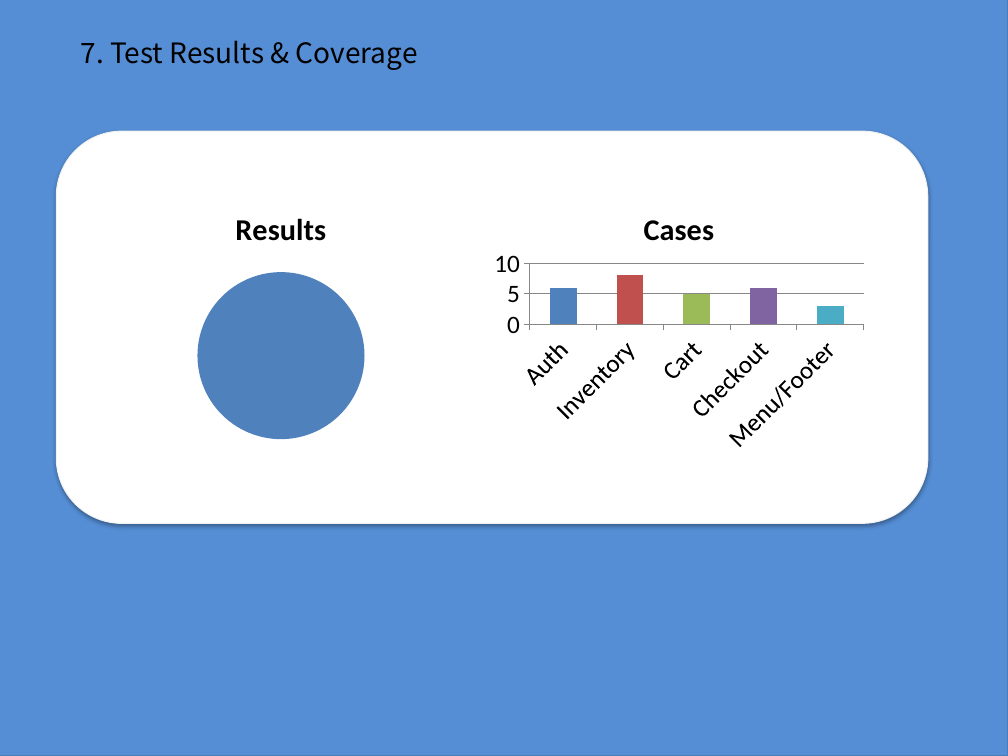
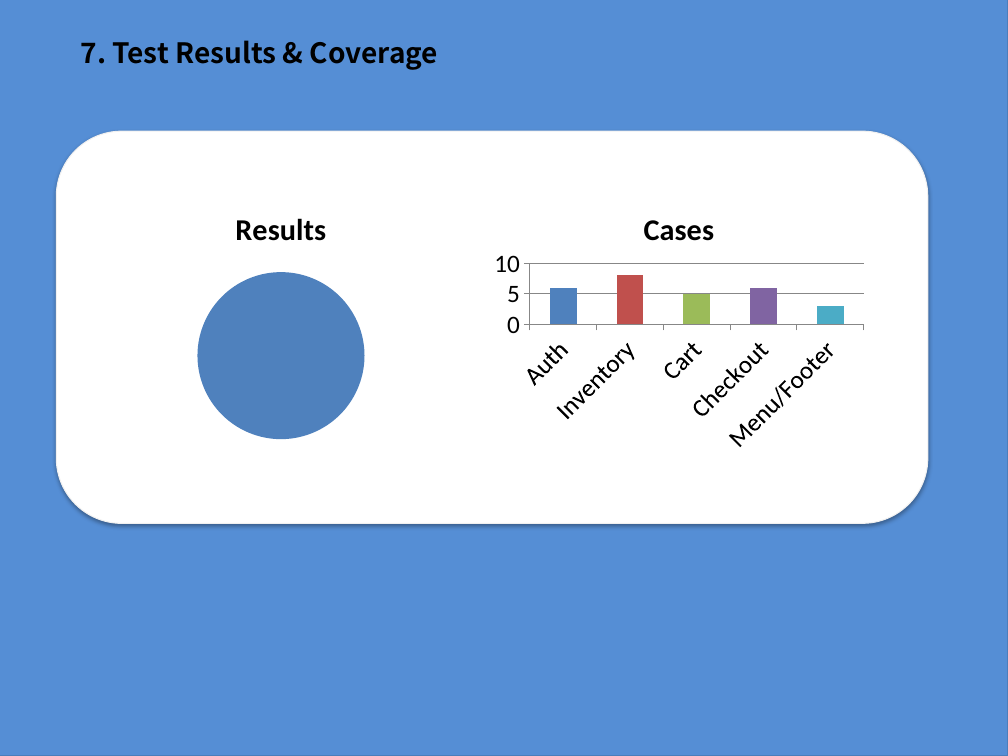
Before and after one commit to jwbaik98/project, a slide deck: slide 20 of 2조 프로젝트 과제(제작중).pptx. Drawn at 1008x756 pixels with LibreOffice and Linux fonts; fonts in the diff are those of the drawing. Boxes give left, top, right and bottom in pixels: in the first picture for what was removed or moved away, otherwise in the second. Text is boxed around its words. In the diff, an @@ line names an element or a change of style, - is before the commit and + after.

```diff
--- a/2조 프로젝트 과제(제작중).pptx
+++ b/2조 프로젝트 과제(제작중).pptx
@@ text "7. Test Results & Coverage" at (x1=80, y1=40, x2=438, y2=70): bold on @@
```
Also in this commit, not shown: 8 other slides changed.
